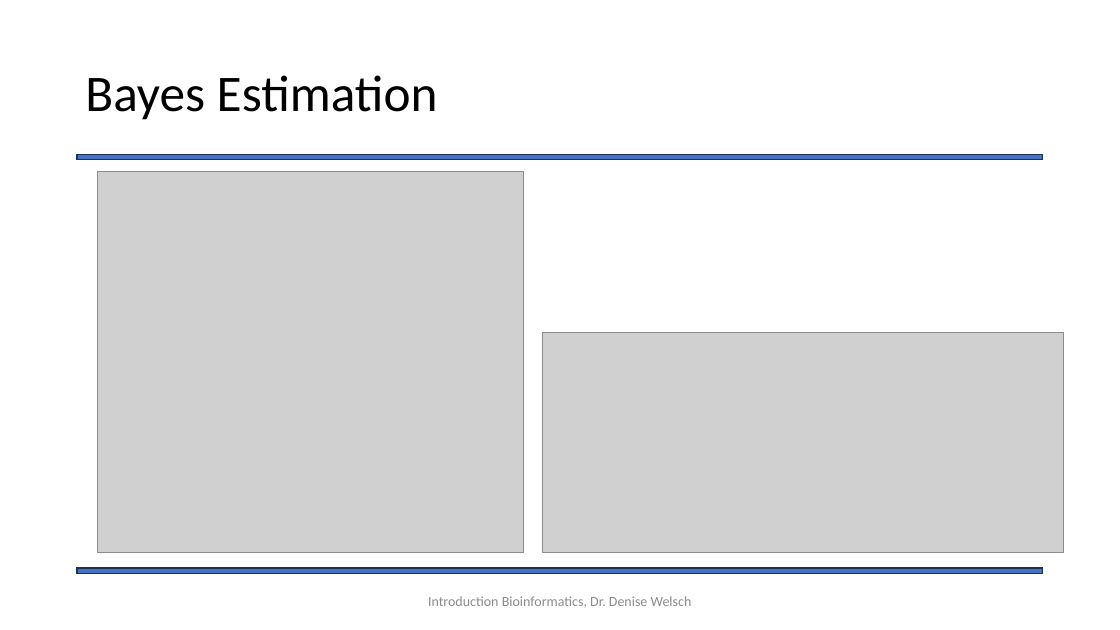
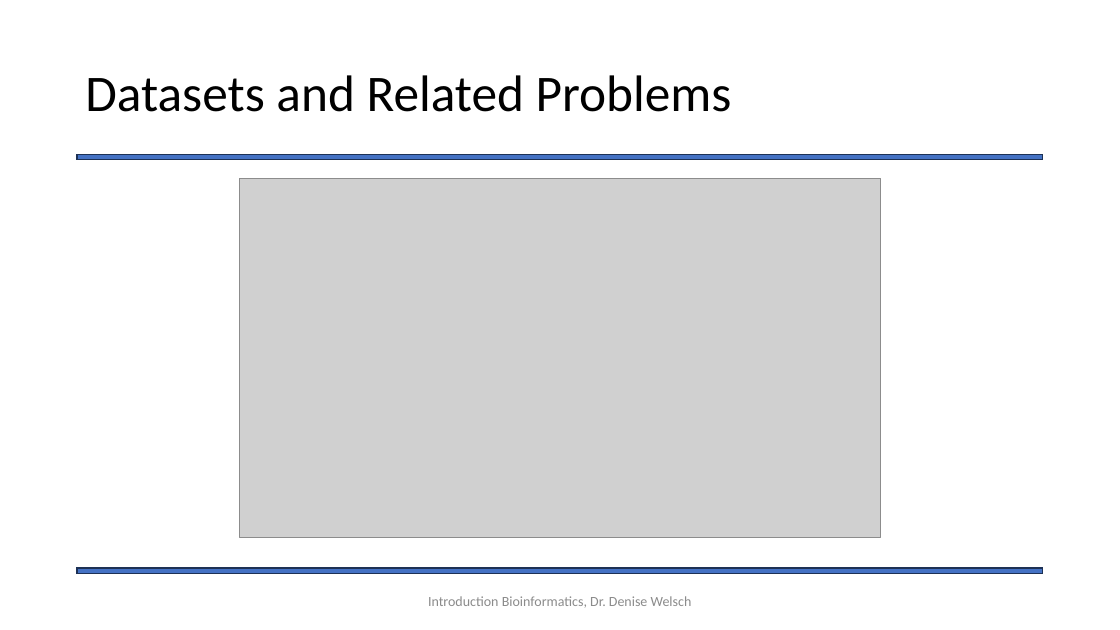
Before and after one commit to Statsomat/BayesTwoProp, a slide deck: slide 13 of documents/Introduction.pptx. Drawn at 1120x630 pixels with LibreOffice and Linux fonts; fonts in the diff are those of the drawing; grey boxes stand for pictures. Boxes give left, top, right and bottom in pixels: in the first picture for what was removed or moved away, otherwise in the second. Text is boxed around its words. In the diff, an @@ line names an element or a change of style, - is before the commit and + after.

```diff
--- a/documents/Introduction.pptx
+++ b/documents/Introduction.pptx
@@ title at (85, 75, 732, 112): text changed @@
-Bayes Estimation
+Datasets and Related Problems
@@ picture: place and size @@
-picture at (97, 171, 523, 553)
+picture at (239, 178, 881, 538)
@@ picture removed at (543, 332, 1064, 552) @@
```
Also in this commit, not shown: 11 other slides changed, 1 other file.
